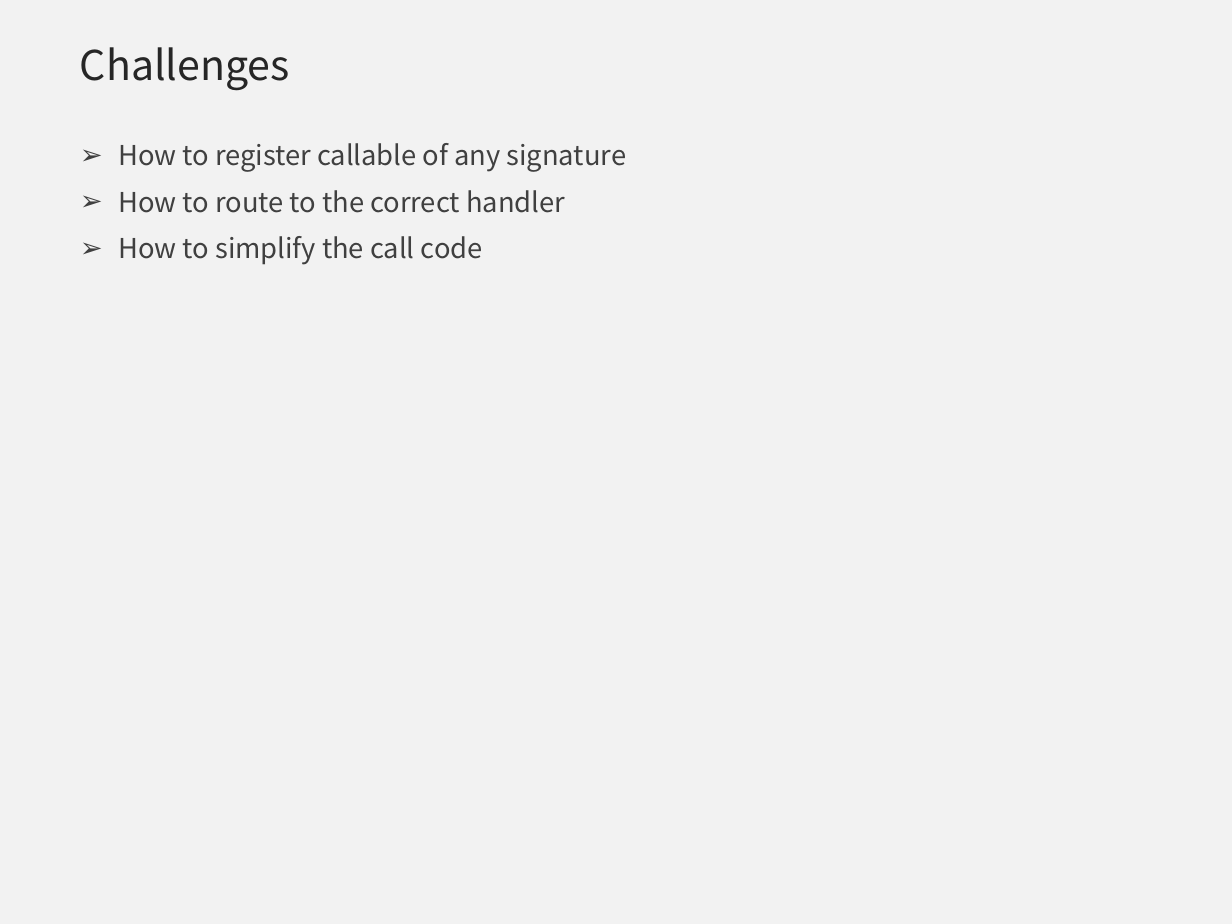
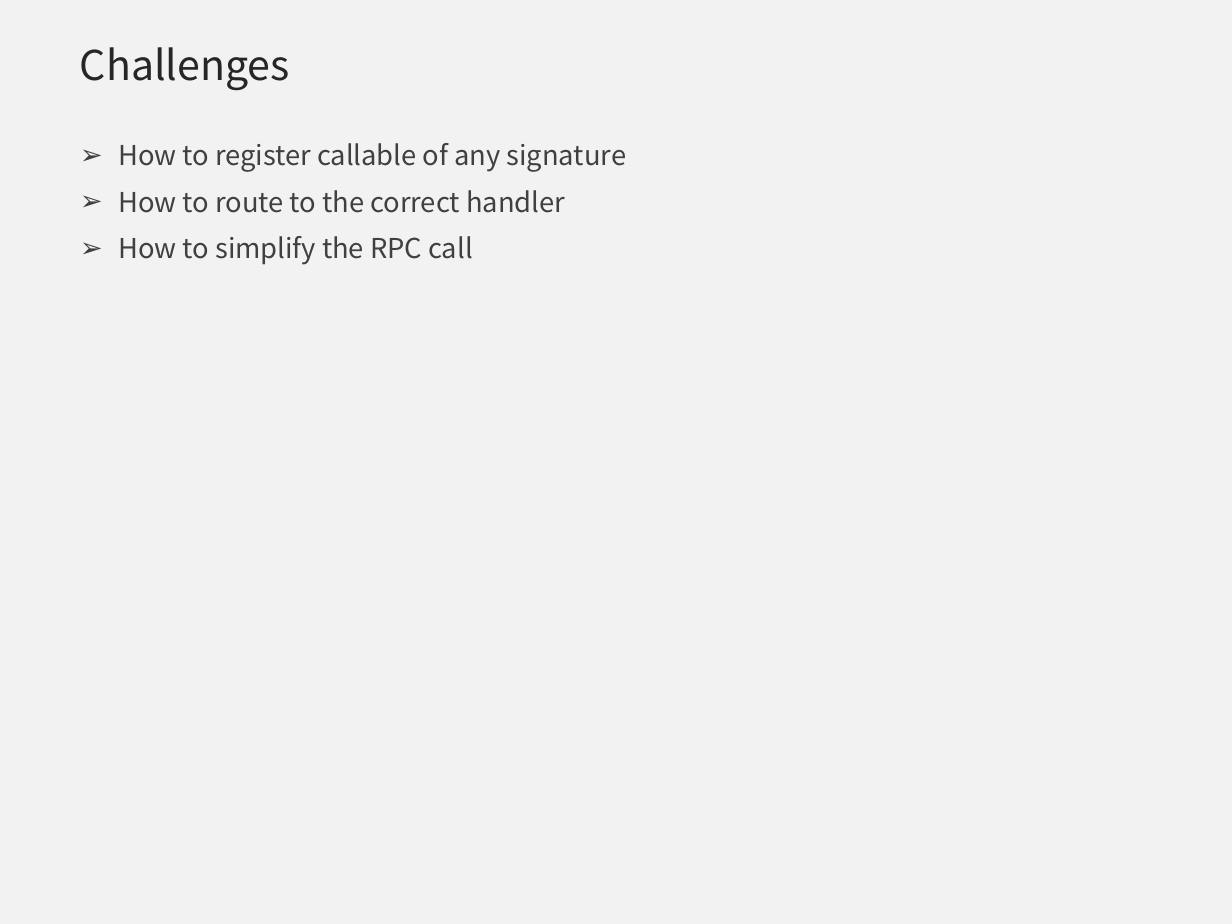
Before and after one commit to qicosmos/cppnow2017-ppt, a slide deck: slide 10 of An easy to use RPC framework implemented by c++11 and c++14 - shorter.pptx (slide 11 before the commit). Drawn at 1232x924 pixels with LibreOffice and Linux fonts; fonts in the diff are those of the drawing; background and template pictures are left out. Boxes give left, top, right and bottom in pixels: in the first picture for what was removed or moved away, otherwise in the second. Text is boxed around its words. In the diff, an @@ line names an element or a change of style, - is before the commit and + after.

```diff
--- a/An easy to use RPC framework implemented by c++11 and c++14 - shorter.pptx
+++ b/An easy to use RPC framework implemented by c++11 and c++14 - shorter.pptx
@@ text at bbox=[118, 236, 473, 265]: text changed @@
-➢ How to simplify the call code
+➢ How to simplify the RPC call
```
Also in this commit, not shown: 10 other slides changed, 1 slide added, 1 slide removed.
